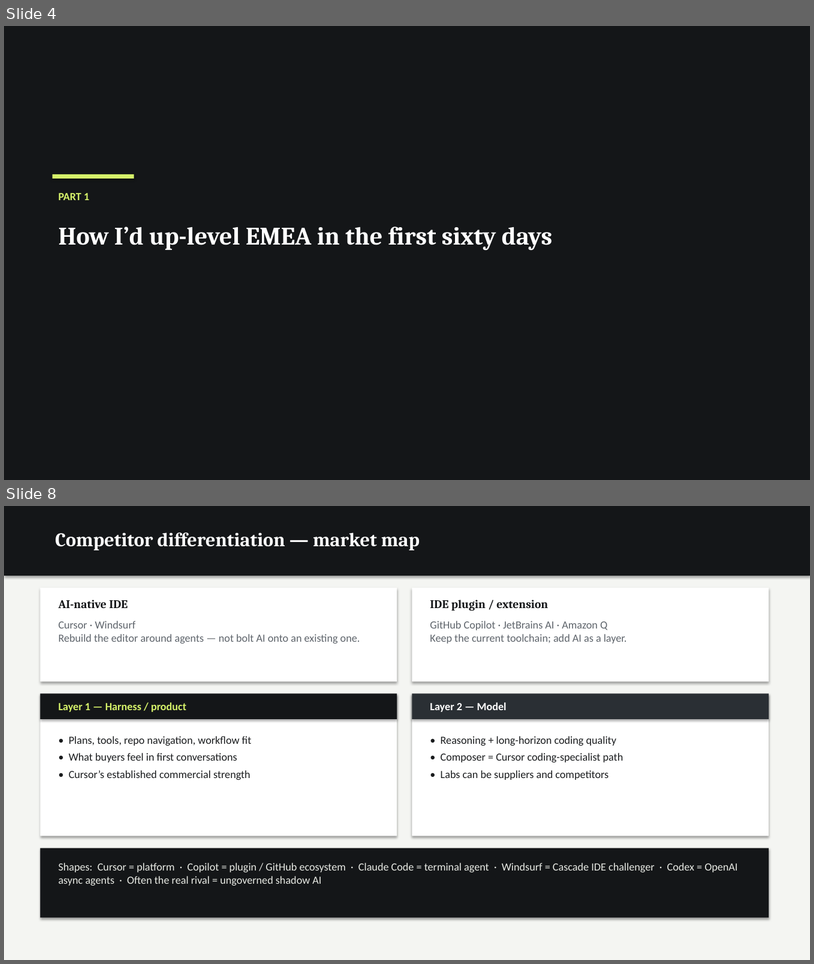
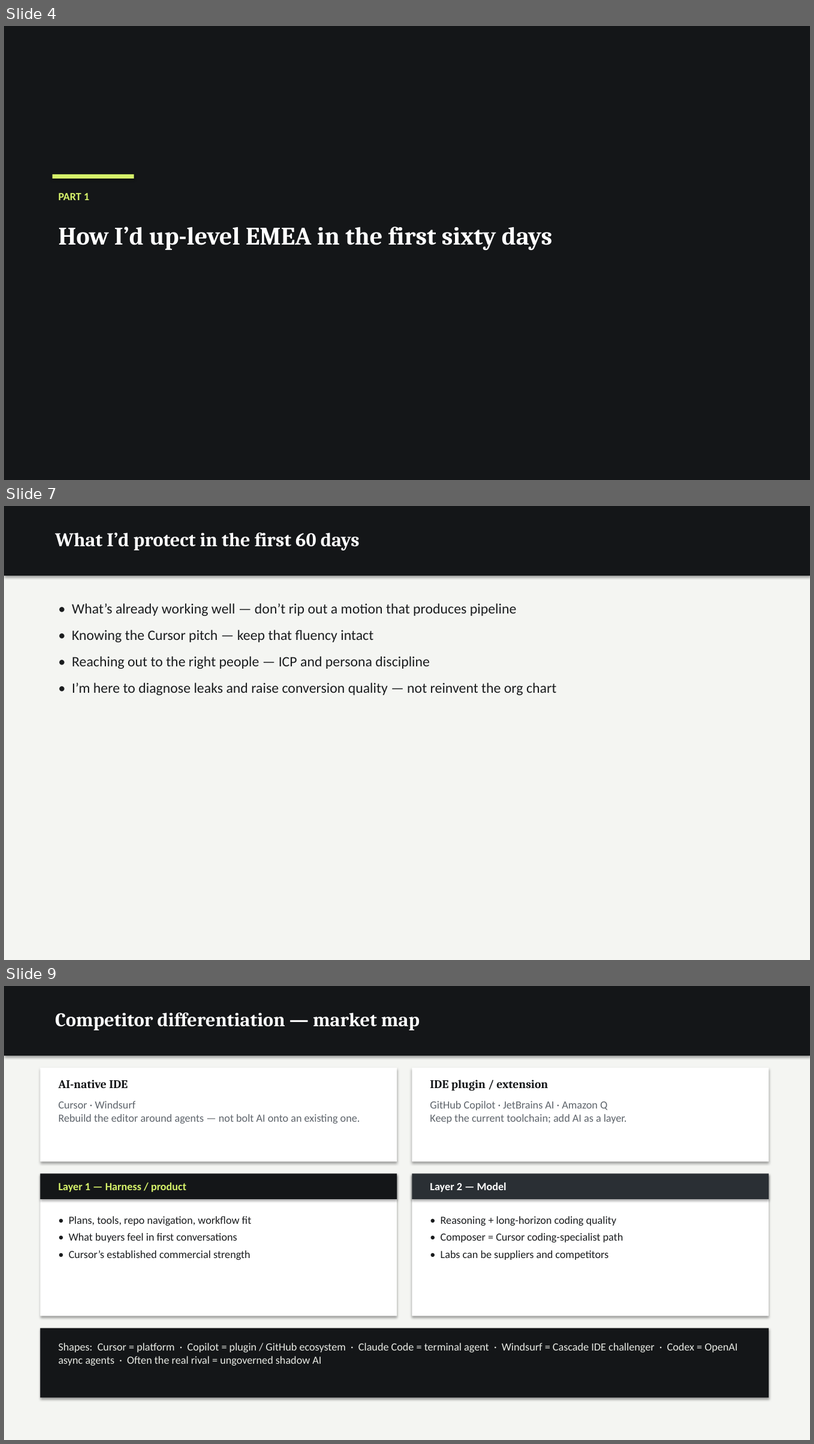
Before and after one commit to dempseli01-stack/lindsey, a slide deck: Lindsey_Presentation.pptx. Shown one above the other, each under a label of ours: slides 4 and 8 before the commit, slides 4, 7 and 9 after it; the slides between them are not shown. The pictures are 814x964 and 814x1444 pixels, drawn with LibreOffice and Linux fonts; fonts in the diff are those of the drawing. Boxes give left, top, right and bottom in pixels: in the first picture for what was removed or moved away, otherwise in the second. Text is boxed around its words. In the diff, an @@ line names an element or a change of style, - is before the commit and + after.

```diff
--- a/Lindsey_Presentation.pptx
+++ b/Lindsey_Presentation.pptx
@@ slide 7 added at (x1=4, y1=506, x2=810, y2=960), background #FFFFFF @@
@@ rectangle added at (x1=4, y1=506, x2=810, y2=960), fill #F4F5F2 @@
@@ rectangle added at (x1=4, y1=506, x2=810, y2=576), fill #141618 @@
@@ text added at (x1=55, y1=532, x2=360, y2=550), 23 pt, text #FFFFFF, bold @@
+What I’d protect in the first 60 days
@@ text added at (x1=72, y1=603, x2=557, y2=695), 17 pt, text #1A1C1E @@
+• What’s already working well — don’t rip out a motion that produces pipeline
+• Knowing the Cursor pitch — keep that fluency intact
+• Reaching out to the right people — ICP and persona discipline
+• I’m here to diagnose leaks and raise conversion quality — not reinvent the org chart
@@ what was slide 8 is now slide 9 @@
```
Also in this commit, not shown: 5 other slides added, 5 slides removed, 2 other files.
